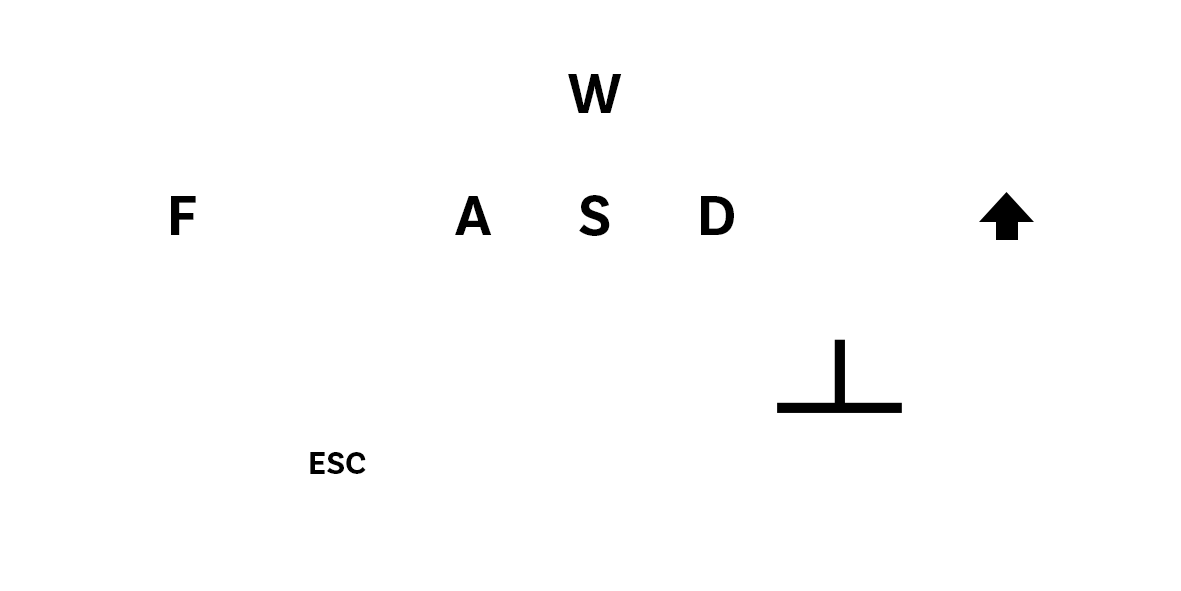
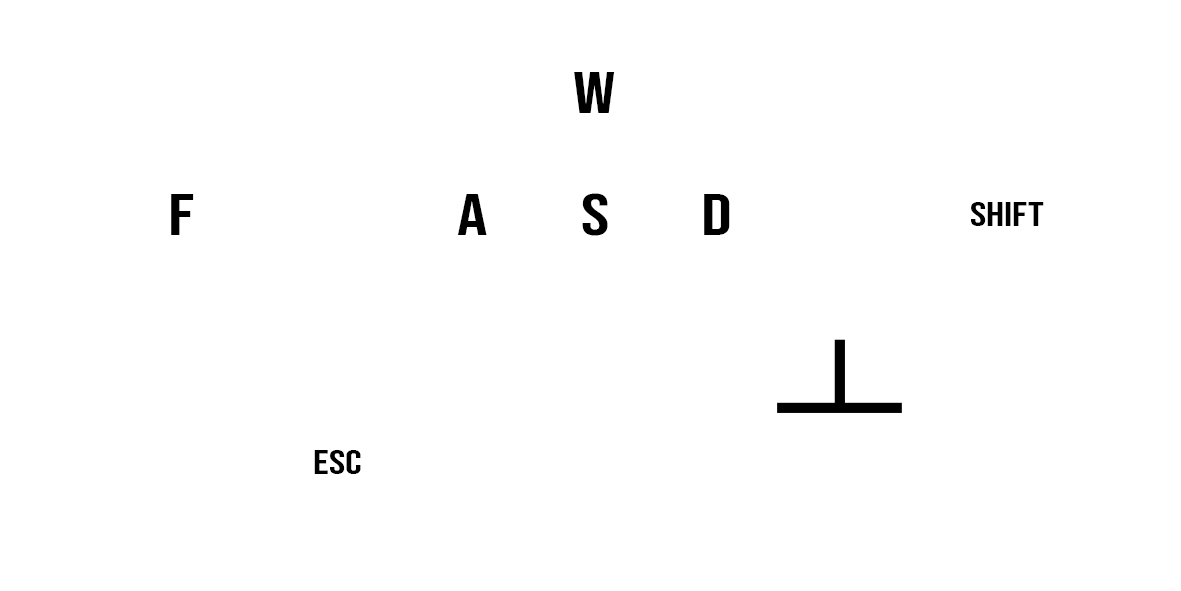
Two versions of the same layered image (1181px x 591px). Layer-by-layer changes:
added layer "SHIFT" above "Line 3" over <box>971,202,1044,226</box>
removed layer "Rectangle 3" over <box>996,222,1018,240</box>
removed layer "Polygon 1" over <box>979,192,1034,222</box>
painted on "F" over <box>171,194,196,235</box>
painted on "A" over <box>455,194,492,235</box>
painted on "D" over <box>701,194,734,235</box>
painted on "S" over <box>579,193,610,236</box>
painted on "W" over <box>568,72,622,113</box>
painted on "ESC" over <box>310,450,366,474</box>
